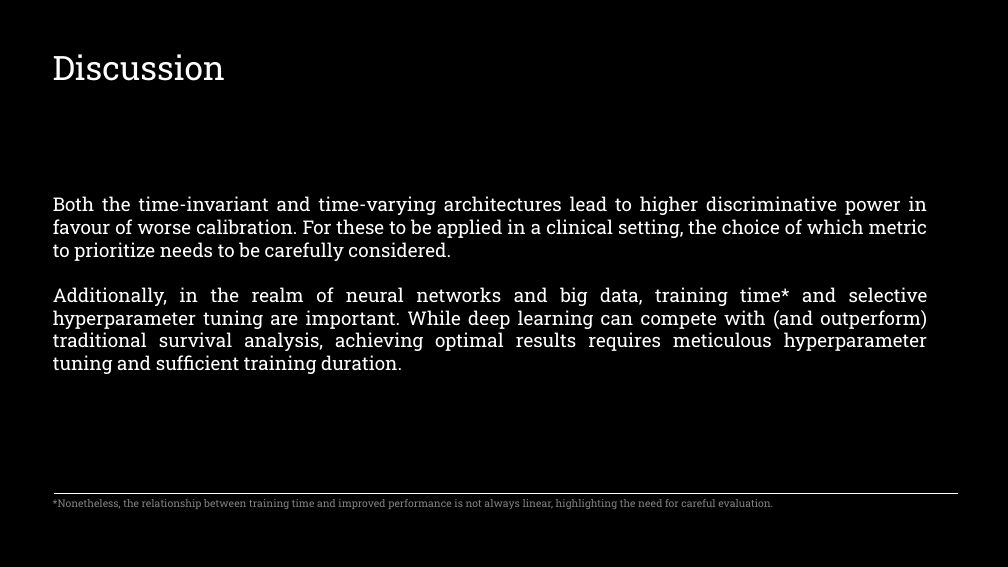
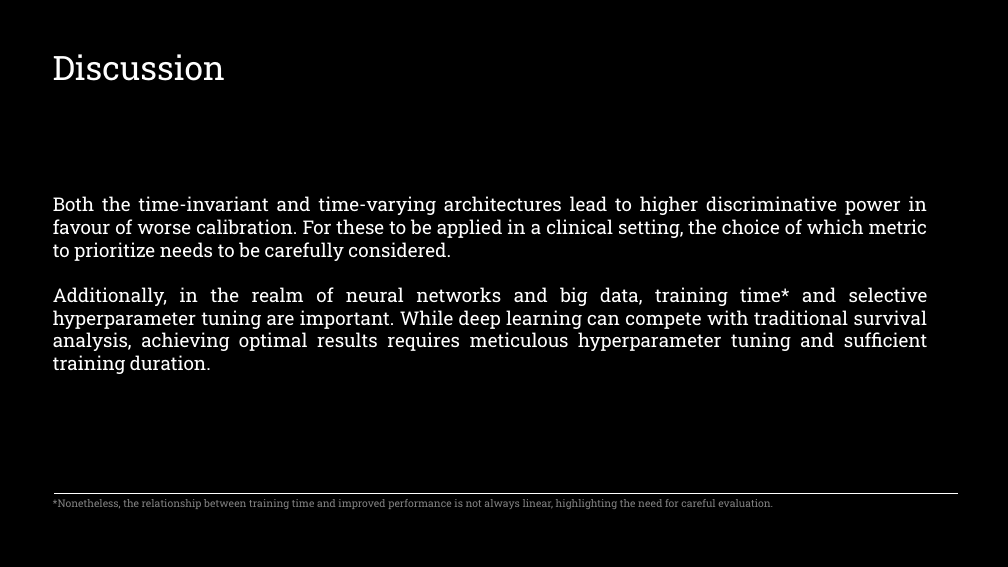
Before and after one commit to sourasen1011/UoE_Research_Project_2023, a slide deck: slide 14 of presentations/powerpoint_presentation/my_presentation.pptx. Drawn at 1008x567 pixels with LibreOffice and Linux fonts; fonts in the diff are those of the drawing. Boxes give left, top, right and bottom in pixels: in the first picture for what was removed or moved away, otherwise in the second. Text is boxed around its words. In the diff, an @@ line names an element or a change of style, - is before the commit and + after.

```diff
--- a/presentations/powerpoint_presentation/my_presentation.pptx
+++ b/presentations/powerpoint_presentation/my_presentation.pptx
@@ text at [53, 287, 928, 374]: text changed @@
-Additionally, in the realm of neural networks and big data, training time* and selective hyperparameter tuning are important. While deep learning can compete with (and outperform) traditional survival analysis, achieving optimal results requires meticulous hyperparameter tuning and sufficient training duration.
+Additionally, in the realm of neural networks and big data, training time* and selective hyperparameter tuning are important. While deep learning can compete with traditional survival analysis, achieving optimal results requires meticulous hyperparameter tuning and sufficient training duration.
```
Also in this commit, not shown: 9 other slides changed, 1 other file.
